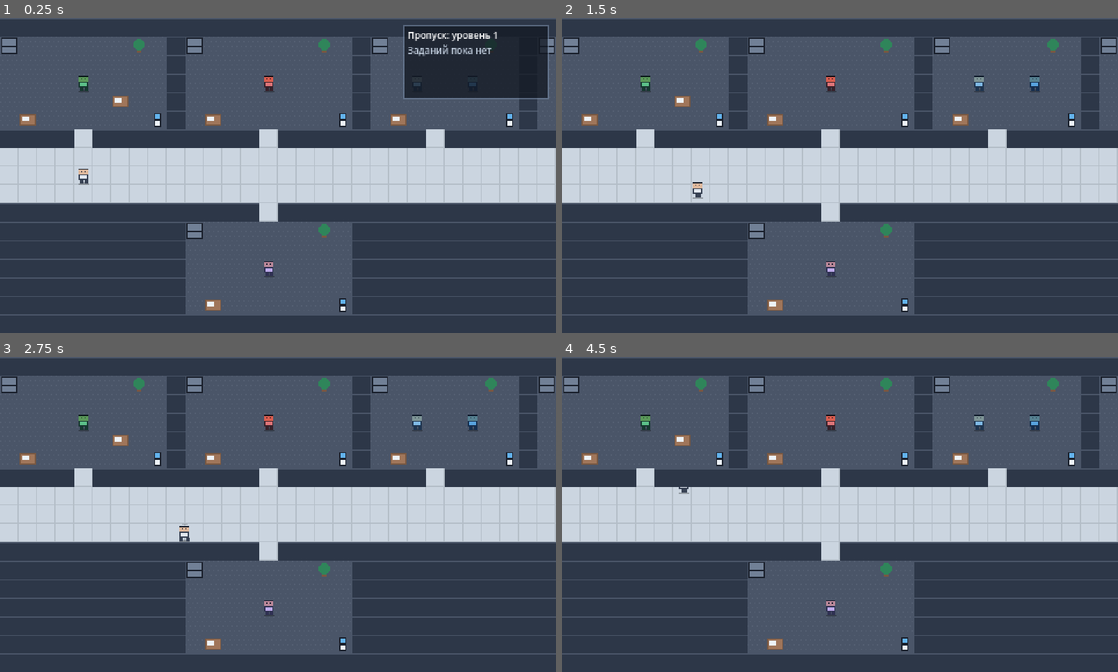
Above: before the commit, frames 1-4 (two rows, left to right).
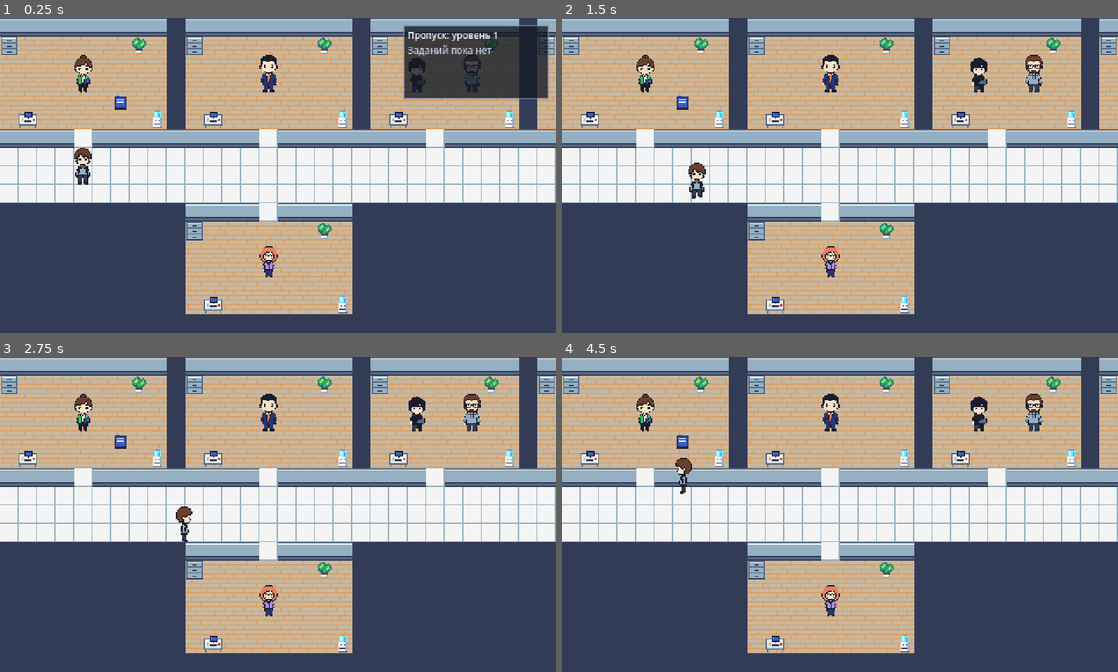
Above: after the commit, the same moments.

Repository: MArtyoma/LevelUp
Game: Godot game, scene res://src/main.tscn
Same seed, same stepped clock (60 frames per second), same inputs: the game is played once before the commit and once after it.
Inputs:
- Up to frame 1 (0.25 s): no input
- Up to frame 2 (1.5 s): tap Enter at 0.5 s; hold D (move_right) 0.53-1.28 s; hold E (interact) 0.53-1.28 s; tap Space at 0.77 s; hold S (move_down) from 1.28 s (still down); tap J (toggle_quests) at 1.35 s
- Up to frame 3 (2.75 s): tap Space at 1.52 s; release S (move_down) at 2.03 s; hold D (move_right) from 2.03 s (still down); tap Enter at 2.1 s
- Up to frame 4 (4.5 s): release D (move_right) at 2.78 s; hold W (move_up) 2.78-3.53 s; tap Tab at 2.85 s; tap Space at 3.02, 3.77 s; hold E (interact) 3.53-4.28 s; hold A (move_left) from 3.53 s (still down); tap J (toggle_quests) at 4.35 s

The runs differ from the first frame. In frame 1, 65% of the frame differs, in the area x 0-100%, y 0-95%; in frame 2, 66%; in frame 3, 66%; in frame 4, 66%.

Commit message:
Черновой арт в игре и честный порядок отрисовки
Палитра на 24 цвета, новые тайлы (ламинат, плитка, лицо стены с плинтусом, папка),
свои спрайты 16×32 у шести сотрудников и у игрока (4 направления). Всё с суффиксом
_placeholder — утверждает artist; его emp_<id>.png подхватится сам (OwnArt).

Порядок отрисовки: стены и мебель сортируются по Y вместе с людьми (раньше z_index = 1
рисовал мебель поверх голов), пол всегда снизу, подпись над NPC всегда сверху.

Co-Authored-By: Claude Opus 5.5 <noreply@anthropic.com>

Diff:
--- a/assets/tiles/office_placeholder.tres
+++ b/assets/tiles/office_placeholder.tres
@@ -22,6 +22,10 @@
 2:1/0 = 0
 2:1/0/physics_layer_0/polygon_0/points = PackedVector2Array(-7, -4, 7, -4, 7, 4, -7, 4)
 3:1/0 = 0
+4:1/0 = 0
+5:1/0 = 0
+6:1/0 = 0
+6:1/0/physics_layer_0/polygon_0/points = PackedVector2Array(-8, -8, 8, -8, 8, 8, -8, 8)
 
 [resource]
 physics_layer_0/collision_layer = 1
--- a/project.godot
+++ b/project.godot
@@ -111,7 +111,7 @@
 
 grid/tile_size=16
 grid/character_frame_width=16
-grid/character_frame_height=16
+grid/character_frame_height=32
 grid/walk_frames=4
 grid/visible_tiles_x=30
 grid/visible_tiles_y=17
--- a/src/actors/npc/npc.gd
+++ b/src/actors/npc/npc.gd
@@ -35,6 +35,9 @@
 @export var show_caption: bool = true
 
 @onready var _sprite: Sprite2D = $Sprite2D
+# У подписи z_index = 1 (в сцене): NPC сортируется по Y, и подпись над головой
+# сортировалась бы по своей Y — как предмет на 2 тайла выше. Её закрывали бы
+# стены, мебель и подошедший снизу игрок.
 @onready var _caption: Label = $Caption
 @onready var _reach_shape: CollisionShape2D = $CollisionShape2D
 @onready var _blocker_shape: CollisionShape2D = $Blocker/CollisionShape2D
@@ -106,9 +109,15 @@
 		_caption.text = "?"
 		return
 
-	# Один спрайт на всех, цвет — из данных. Это и есть «смена палитры»,
-	# о которой договорилась команда: пятнадцать разных сотрудников без пятнадцати рисунков.
-	if _employee.has("palette"):
+	# Свой рисунок сотрудника, если он есть (см. src/core/own_art.gd).
+	# Нет — общий спрайт с цветом из данных. Это и есть
+	# «смена палитры», о которой договорилась команда: пятнадцать разных
+	# сотрудников без пятнадцати рисунков.
+	var own := OwnArt.sprite(employee_id)
+	if own != null:
+		_sprite.texture = own
+		_sprite.modulate = Color.WHITE
+	elif _employee.has("palette"):
 		_sprite.modulate = Color(String(_employee["palette"]))
 
 	_caption.text = String(_employee.get("name", ""))
--- a/src/actors/npc/npc.tscn
+++ b/src/actors/npc/npc.tscn
@@ -37,6 +37,7 @@
 shape = SubResource("RectangleShape2D_block")
 
 [node name="Caption" type="Label" parent="."]
+z_index = 1
 offset_left = -40.0
 offset_top = -22.0
 offset_right = 40.0
--- a/src/actors/player/player.tscn
+++ b/src/actors/player/player.tscn
@@ -1,7 +1,7 @@
 [gd_scene load_steps=5 format=3]
 
 [ext_resource type="Script" path="res://src/actors/player/player.gd" id="1_player"]
-[ext_resource type="Texture2D" path="res://assets/sprites/person_placeholder.png" id="2_sprite"]
+[ext_resource type="Texture2D" path="res://assets/sprites/player_placeholder.png" id="2_sprite"]
 
 [sub_resource type="RectangleShape2D" id="RectangleShape2D_body"]
 size = Vector2(10, 6)
--- /dev/null
+++ b/src/core/own_art.gd
@@ -0,0 +1,34 @@
+class_name OwnArt
+extends RefCounted
+
+## Личные картинки сотрудников: спрайт на карте и портрет в окне диалога.
+##
+## Имя файла — id сотрудника из data/company.json:
+##
+##   assets/sprites/npc/<id>.png            рисунок художника
+##   assets/sprites/npc/<id>_placeholder.png черновик нейросети (tools/art/)
+##
+## и так же в assets/portraits/. Рисунок художника важнее черновика: положил
+## `emp_kim.png` рядом с `emp_kim_placeholder.png` — в игре сразу новый.
+## Файла нет — вызывающий показывает общее (спрайт с цветом из данных).
+
+const SPRITES := "res://assets/sprites/npc/"
+const PORTRAITS := "res://assets/portraits/"
+
+
+static func sprite(employee_id: String) -> Texture2D:
+	return _find(SPRITES, employee_id)
+
+
+static func portrait(employee_id: String) -> Texture2D:
+	return _find(PORTRAITS, employee_id)
+
+
+static func _find(folder: String, employee_id: String) -> Texture2D:
+	if employee_id.is_empty():
+		return null
+	for suffix: String in ["", "_placeholder"]:
+		var path := folder + employee_id + suffix + ".png"
+		if ResourceLoader.exists(path):
+			return load(path) as Texture2D
+	return null
--- a/src/levels/office_demo.tscn
+++ b/src/levels/office_demo.tscn
@@ -9,18 +9,22 @@
 [ext_resource type="Script" path="res://src/actors/npc/npc.gd" id="7_4rufy"]
 [ext_resource type="PackedScene" path="res://src/actors/props/quest_object.tscn" id="8_kr7lt"]
 [ext_resource type="Script" path="res://src/actors/props/quest_object.gd" id="9_8bg4o"]
+[ext_resource type="Script" path="res://src/levels/wall_faces.gd" id="10_wfaces"]
 
 [node name="OfficeDemo" type="Node2D" unique_id=187878890]
 y_sort_enabled = true
 
 [node name="Ground" type="TileMapLayer" parent="." unique_id=1740007490]
+z_index = -1
 tile_map_data = PackedByteArray("AAABAAcAAAABAAAAAAACAAcAAAABAAAAAAADAAcAAAABAAAAAAAEAAcAAAABAAAAAAAFAAcAAAABAAAAAAAGAA …(5344 unchanged characters)…
 tile_set = ExtResource("1_je0gt")
 
-[node name="Walls" type="TileMapLayer" parent="." unique_id=450035649]
-z_index = 1
+[node name="Walls" type="TileMapLayer" parent="." unique_id=450035649 node_paths=PackedStringArray("ground")]
+y_sort_enabled = true
 tile_map_data = PackedByteArray("AAAAAAAAAAACAAAAAAABAAAAAAACAAAAAAACAAAAAAACAAAAAAADAAAAAAACAAAAAAAEAAAAAAACAAAAAAAFAA …(10800 unchanged characters)…
 tile_set = ExtResource("1_je0gt")
+script = ExtResource("10_wfaces")
+ground = NodePath("../Ground")
 
 [node name="Door_room_admin" type="Area2D" parent="." unique_id=1922307957 instance=ExtResource("2_7fd1n")]
 position = Vector2(552, 104)
@@ -120,6 +124,7 @@
 script = ExtResource("9_8bg4o")
 quest_id = "q_onboarding"
 objective_id = "obj_docs"
+atlas_cell = Vector2i(5, 1)
 prompt = "E — забрать папку с документами"
 
 [node name="PlayerSpawn" type="Marker2D" parent="." unique_id=618390558]
--- /dev/null
+++ b/src/levels/wall_faces.gd
@@ -0,0 +1,34 @@
+extends TileMapLayer
+
+## Слой стен и мебели. Одна задача: показать стены «в три четверти».
+##
+## На карте стена — один и тот же тайл (2,0), вид сверху. Но стена, к которой
+## обращён пол, в игре сверху видна лицом: светлая поверхность с плинтусом.
+## Расставлять такие тайлы руками — лишняя работа и лишний шанс ошибиться
+## при каждой правке карты. Поэтому при запуске уровня этот скрипт сам меняет
+## на «лицо» (6,1) каждую стену, под которой пол. Столкновения у лица те же,
+## что у стены, так что ходить игрок будет ровно как раньше.
+##
+## Владелец: лид. level designer рисует карту как обычно — только тайлом (2,0).
+
+const WALL := Vector2i(2, 0)
+const WALL_FACE := Vector2i(6, 1)
+
+## Слой пола: «под стеной пол» — это клетка ниже, где на полу что-то лежит,
+## а на этом слое стены нет.
+@export var ground: TileMapLayer
+
+
+func _ready() -> void:
+	if ground == null:
+		push_warning("WallFaces: не указан слой пола (поле ground) — стены останутся плоскими")
+		return
+	for cell in get_used_cells_by_id(0, WALL):
+		var below := cell + Vector2i.DOWN
+		if ground.get_cell_source_id(below) != -1 and not _is_wall(below):
+			set_cell(cell, 0, WALL_FACE)
+
+
+func _is_wall(cell: Vector2i) -> bool:
+	var atlas := get_cell_atlas_coords(cell)
+	return atlas == WALL or atlas == WALL_FACE
--- a/tools/build_demo_level.gd
+++ b/tools/build_demo_level.gd
@@ -61,8 +61,16 @@
 	_root.name = "OfficeDemo"
 	_root.y_sort_enabled = true
 
-	_ground = _make_layer("Ground", tile_set, 0)
-	_walls = _make_layer("Walls", tile_set, 1)
+	_ground = _make_layer("Ground", tile_set)
+	# Пол — всегда под всем. В сортировке по Y он стоит на строке 0, и всё, что
+	# выше неё (например, подпись над NPC в верхнем ряду), ушло бы под пол.
+	_ground.z_index = -1
+	_walls = _make_layer("Walls", tile_set)
+	# Стены и мебель сортируются по Y вместе с людьми: кто ниже на экране, тот
+	# рисуется поверх. Иначе голова персонажа 16x32 уходит под стол или стену.
+	_walls.y_sort_enabled = true
+	_walls.set_script(load("res://src/levels/wall_faces.gd"))
+	_walls.set("ground", _ground)
 
 	_fill_with_walls()
 	_carve(CORRIDOR, T_FLOOR)
@@ -81,11 +89,10 @@
 	quit(0)
 
 
-func _make_layer(layer_name: String, tile_set: TileSet, z: int) -> TileMapLayer:
+func _make_layer(layer_name: String, tile_set: TileSet) -> TileMapLayer:
 	var layer := TileMapLayer.new()
 	layer.name = layer_name
 	layer.tile_set = tile_set
-	layer.z_index = z
 	_root.add_child(layer)
 	layer.owner = _root
 	return layer
@@ -172,6 +179,7 @@
 	object.position = _center_of(cell)
 	object.set("quest_id", "q_onboarding")
 	object.set("objective_id", "obj_docs")
+	object.set("atlas_cell", Vector2i(5, 1))
 	object.set("prompt", "E — забрать папку с документами")
 	_root.add_child(object)
 	object.owner = _root
--- a/tools/build_tileset.gd
+++ b/tools/build_tileset.gd
@@ -30,6 +30,9 @@
 	{ "cell": Vector2i(1, 1), "name": "кулер",     "solid": Vector2(0.5, 0.875) },
 	{ "cell": Vector2i(2, 1), "name": "принтер",   "solid": Vector2(0.875, 0.5) },
 	{ "cell": Vector2i(3, 1), "name": "ковёр",     "solid": Vector2.ZERO },
+	{ "cell": Vector2i(4, 1), "name": "коробка",   "solid": Vector2.ZERO },
+	{ "cell": Vector2i(5, 1), "name": "папка",     "solid": Vector2.ZERO },
+	{ "cell": Vector2i(6, 1), "name": "лицо стены","solid": Vector2(1.0, 1.0) },
 ]
 
 
Binary file added: assets/portraits/emp_kim_placeholder.png
Not shown, added: assets/portraits/emp_kim_placeholder.png.import
Binary file added: assets/portraits/emp_koroleva_placeholder.png
Not shown, added: assets/portraits/emp_koroleva_placeholder.png.import
Binary file added: assets/portraits/emp_mironova_placeholder.png
Not shown, added: assets/portraits/emp_mironova_placeholder.png.import
Binary file added: assets/portraits/emp_pavlov_placeholder.png
Not shown, added: assets/portraits/emp_pavlov_placeholder.png.import
Binary file added: assets/portraits/emp_sokolov_placeholder.png
Not shown, added: assets/portraits/emp_sokolov_placeholder.png.import
Binary file added: assets/portraits/emp_zaytseva_placeholder.png
Not shown, added: assets/portraits/emp_zaytseva_placeholder.png.import
(and 21 more such lines)
